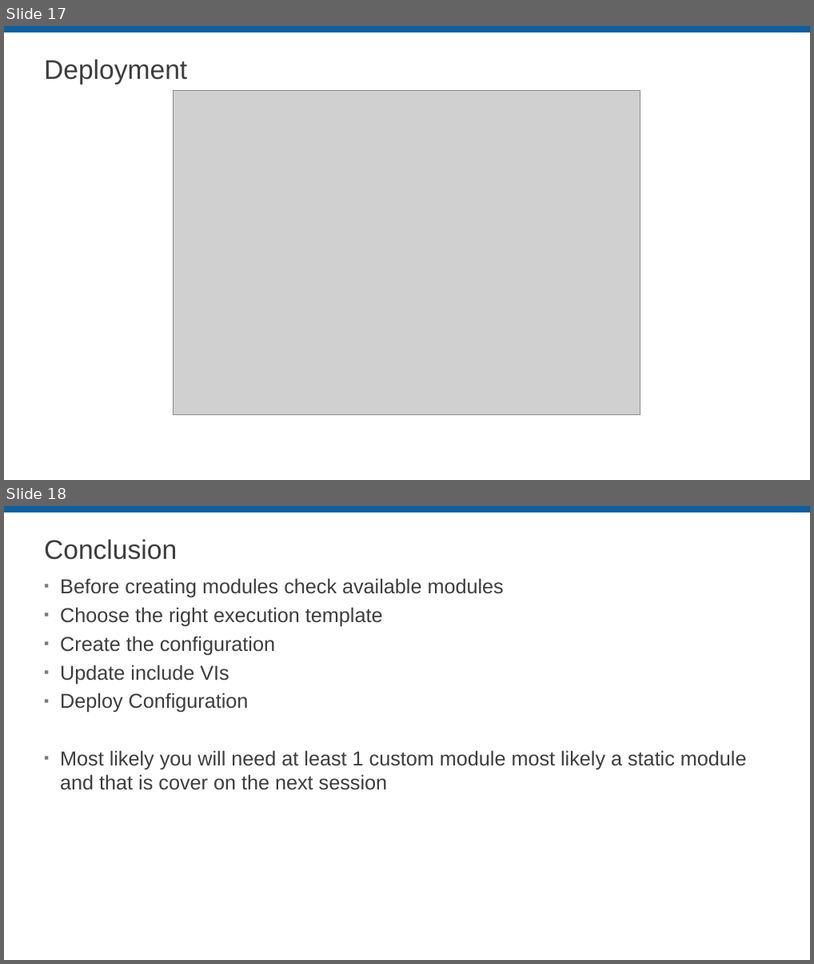
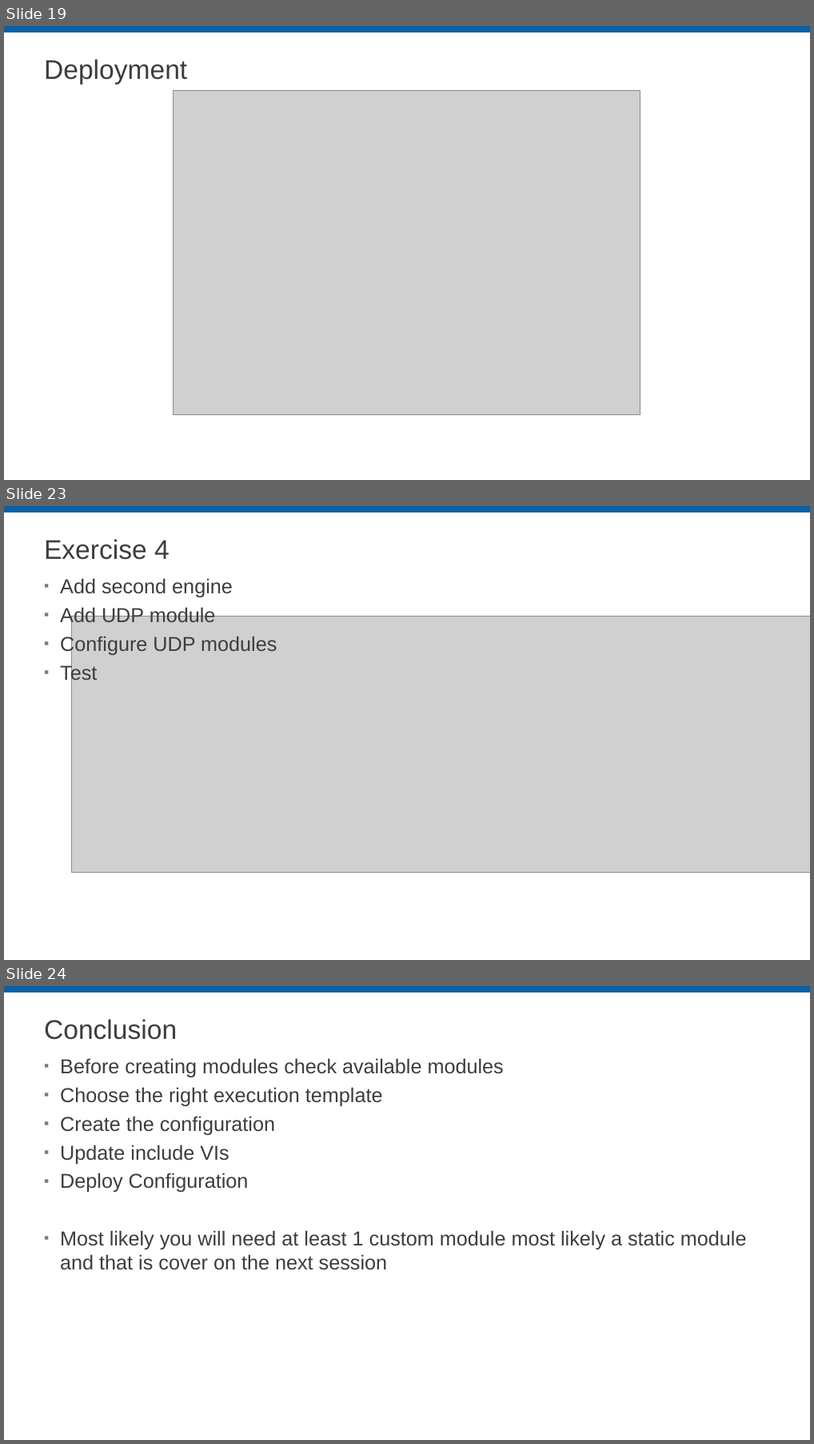
Before and after one commit to LabVIEW-DCAF/Documentation, a slide deck: Trunk/Getting Started Material/DCAF Training/5 Module Reuse.pptx. Shown one above the other, each under a label of ours: slides 17 and 18 before the commit, slides 19, 23 and 24 after it; the slides between them are not shown. The pictures are 814x964 and 814x1444 pixels, drawn with LibreOffice and Linux fonts; fonts in the diff are those of the drawing; grey boxes stand for pictures; background and template pictures are left out. Boxes give left, top, right and bottom in pixels: in the first picture for what was removed or moved away, otherwise in the second. Text is boxed around its words. In the diff, an @@ line names an element or a change of style, - is before the commit and + after.

```diff
--- a/Trunk/Getting Started Material/DCAF Training/5 Module Reuse.pptx
+++ b/Trunk/Getting Started Material/DCAF Training/5 Module Reuse.pptx
@@ slide 23 added at (4,506,810,960), background #FFFFFF; not listed: 1 template element that a slide beside it also shows @@
@@ title added at (44,539,170,560), 32 pt, text #3D3D3D @@
+Exercise 4
@@ text added at (60,578,277,684), 24 pt, text #3D3D3D @@
+▪ Add second engine
+▪ Add UDP module
+▪ Configure UDP modules
+▪ Test
@@ picture added at (71,616,810,872) @@
@@ what was slide 17 is now slide 19 @@
@@ what was slide 18 is now slide 24 @@
```
Also in this commit, not shown: 5 slides changed, 6 other slides added, 1 slide removed.
